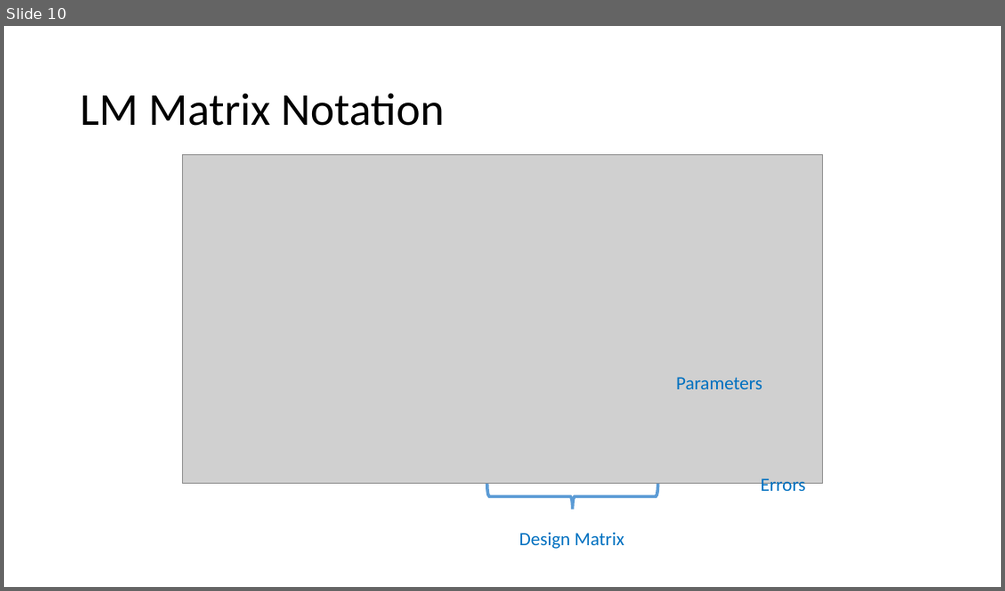
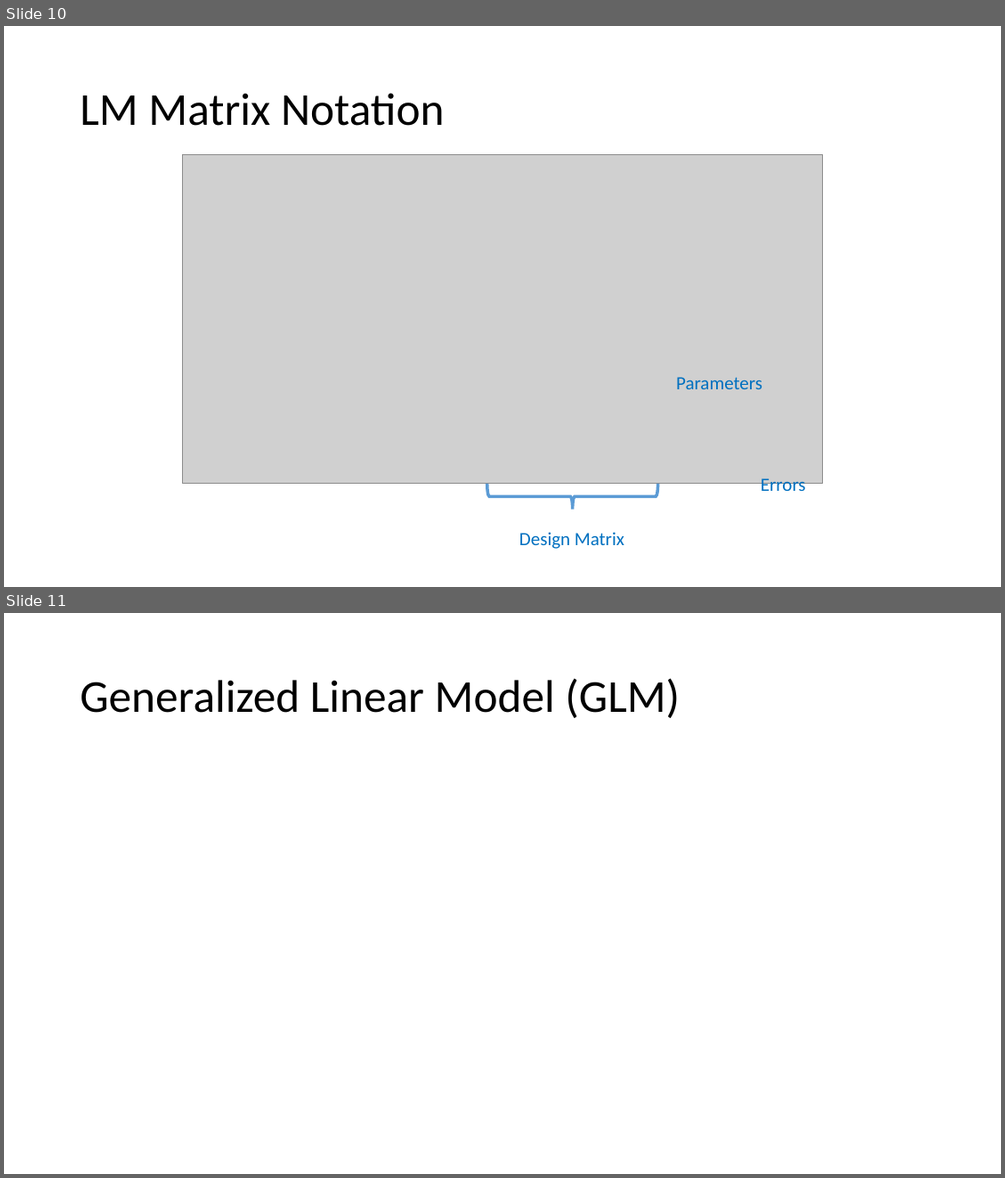
Before and after one commit to ELaBrecque-MMC/RegressionModelOverview, a slide deck: Notes/RegressionModelOverview.pptx. Shown one above the other, each under a label of ours: slide 10 before the commit, slides 10 and 11 after it. The pictures are 1005x591 and 1005x1178 pixels, drawn with LibreOffice and Linux fonts; fonts in the diff are those of the drawing; grey boxes stand for pictures. Boxes give left, top, right and bottom in pixels: in the first picture for what was removed or moved away, otherwise in the second. Text is boxed around its words. In the diff, an @@ line names an element or a change of style, - is before the commit and + after.

Commit message:
Adding Figures folder. Finished text for LMM. Moved all mixed model stuff to the end. Began intro slide for GLM.

```diff
--- a/Notes/RegressionModelOverview.pptx
+++ b/Notes/RegressionModelOverview.pptx
@@ slide 11 added at box(4, 613, 1001, 1174), background #FFFFFF @@
@@ title added at box(80, 678, 680, 718), 44 pt, text #000000 @@
+Generalized Linear Model (GLM)
```
Also in this commit, not shown: 4 slides changed, 4 other slides added, 1 other file.
